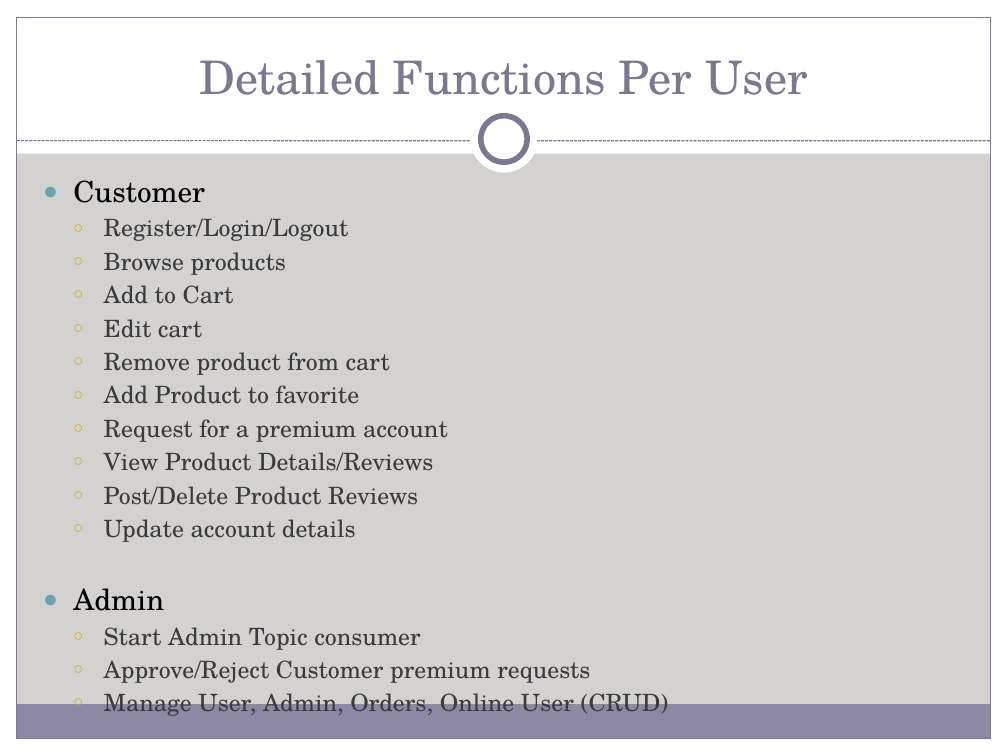
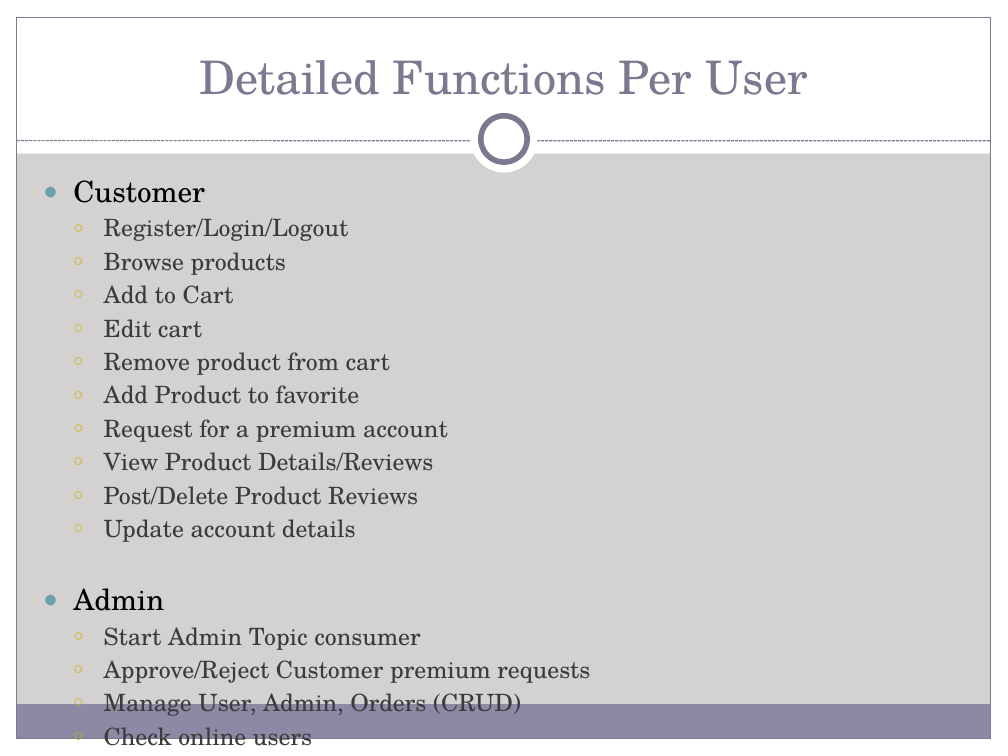
Before and after one commit to MNLBC/Group2Projects, a slide deck: slide 16 of 7. Group Project/W7D5_Project/Powerpoint/Watch Me Whip (UPDATED).pptx. Drawn at 1008x756 pixels with LibreOffice and Linux fonts; fonts in the diff are those of the drawing. Boxes give left, top, right and bottom in pixels: in the first picture for what was removed or moved away, otherwise in the second. Text is boxed around its words. In the diff, an @@ line names an element or a change of style, - is before the commit and + after.

```diff
--- a/7. Group Project/W7D5_Project/Powerpoint/Watch Me Whip (UPDATED).pptx
+++ b/7. Group Project/W7D5_Project/Powerpoint/Watch Me Whip (UPDATED).pptx
@@ text at [104,688,521,752]: text changed @@
-  ○ Manage User, Admin, Orders, Online User (CRUD)
+  ○ Manage User, Admin, Orders (CRUD)
+  ○ Check online users
```
Also in this commit, not shown: 5 other slides changed.
